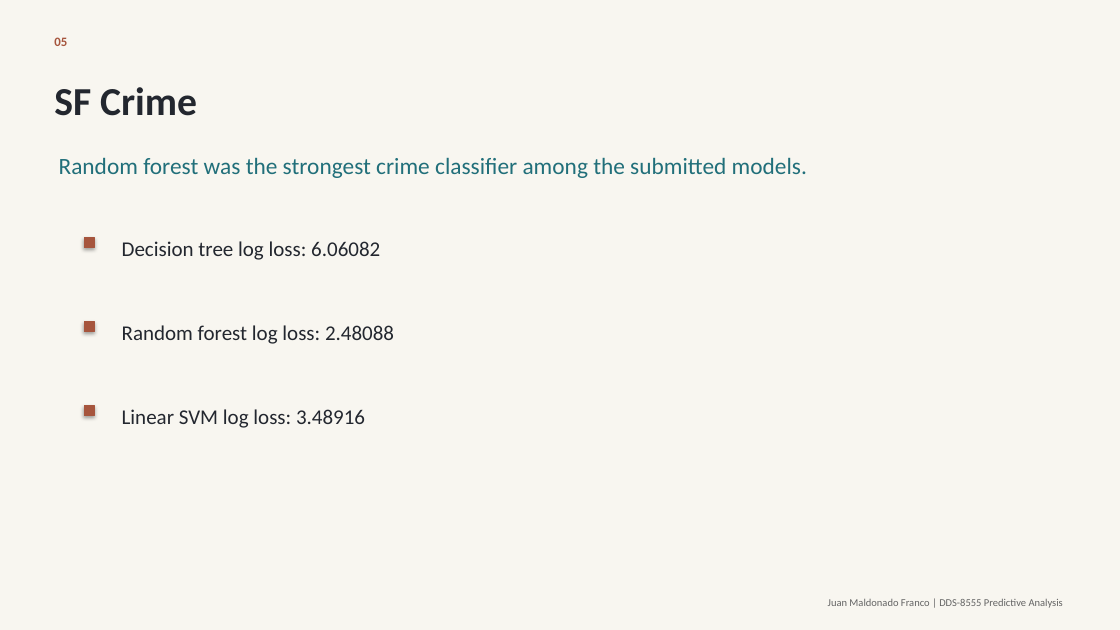
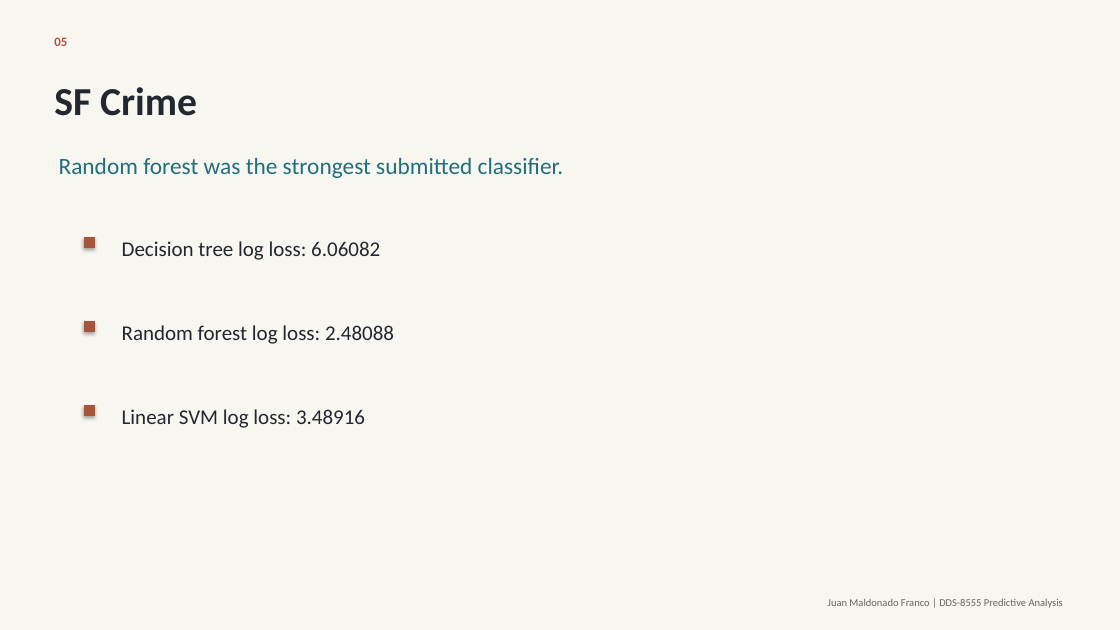
Before and after one commit to maldo81/dds-8555-predictive-analysis, a slide deck: slide 5 of Week 8/Assignment 8/MaldonadoJDDS8555-8.pptx. Drawn at 1120x630 pixels with LibreOffice and Linux fonts; fonts in the diff are those of the drawing. Boxes give left, top, right and bottom in pixels: in the first picture for what was removed or moved away, otherwise in the second. Text is boxed around its words. In the diff, an @@ line names an element or a change of style, - is before the commit and + after.

```diff
--- a/Week 8/Assignment 8/MaldonadoJDDS8555-8.pptx
+++ b/Week 8/Assignment 8/MaldonadoJDDS8555-8.pptx
@@ text at (59,157,564,178): text changed @@
-Random forest was the strongest crime classifier among the submitted models.
+Random forest was the strongest submitted classifier.
```
Also in this commit, not shown: 4 other slides changed, 2 other files.
